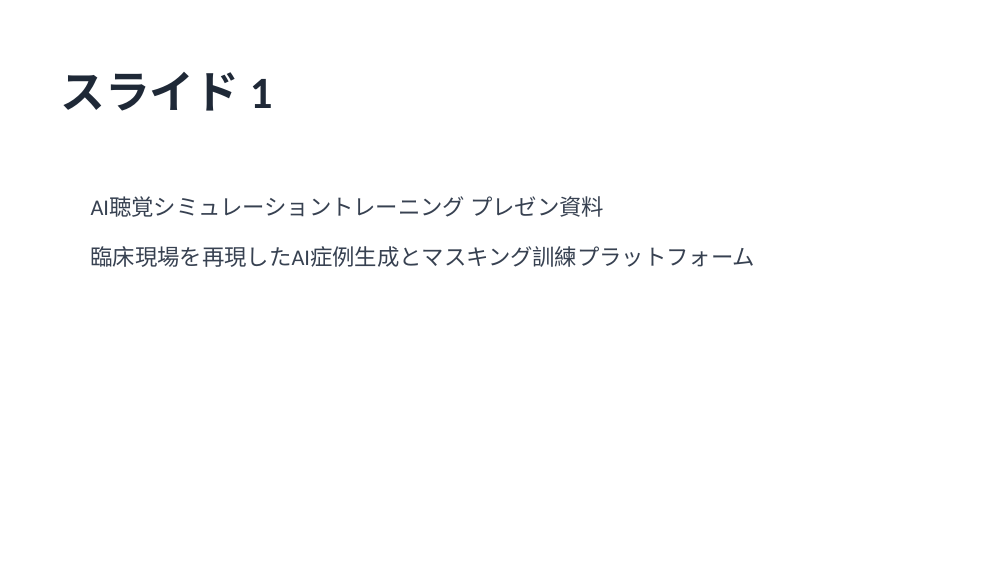
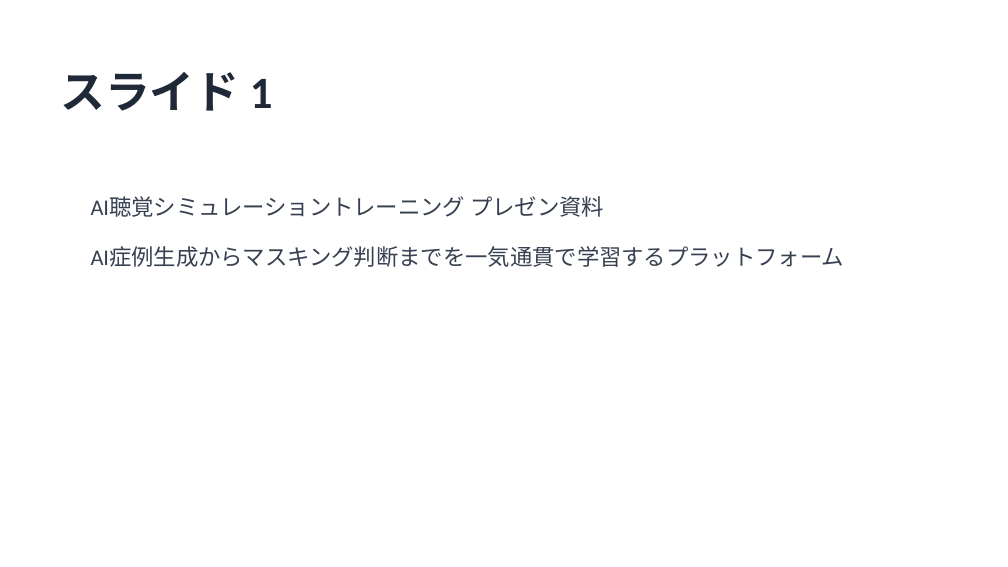
Before and after one commit to HIdechan-Maeda/Audiogram-masking-training-ver.2, a slide deck: slide 1 of HearSim_マスキング訓練プレゼン.pptx. Drawn at 1008x567 pixels with LibreOffice and Linux fonts; fonts in the diff are those of the drawing. Boxes give left, top, right and bottom in pixels: in the first picture for what was removed or moved away, otherwise in the second. Text is boxed around its words. In the diff, an @@ line names an element or a change of style, - is before the commit and + after.

```diff
--- a/HearSim_マスキング訓練プレゼン.pptx
+++ b/HearSim_マスキング訓練プレゼン.pptx
@@ text at <box>91,247,845,267</box>: text changed @@
-臨床現場を再現したAI症例生成とマスキング訓練プラットフォーム
+AI症例生成からマスキング判断までを一気通貫で学習するプラットフォーム
```
Also in this commit, not shown: 8 other slides changed, 4 slides added, 4 slides removed, 1 other file.
